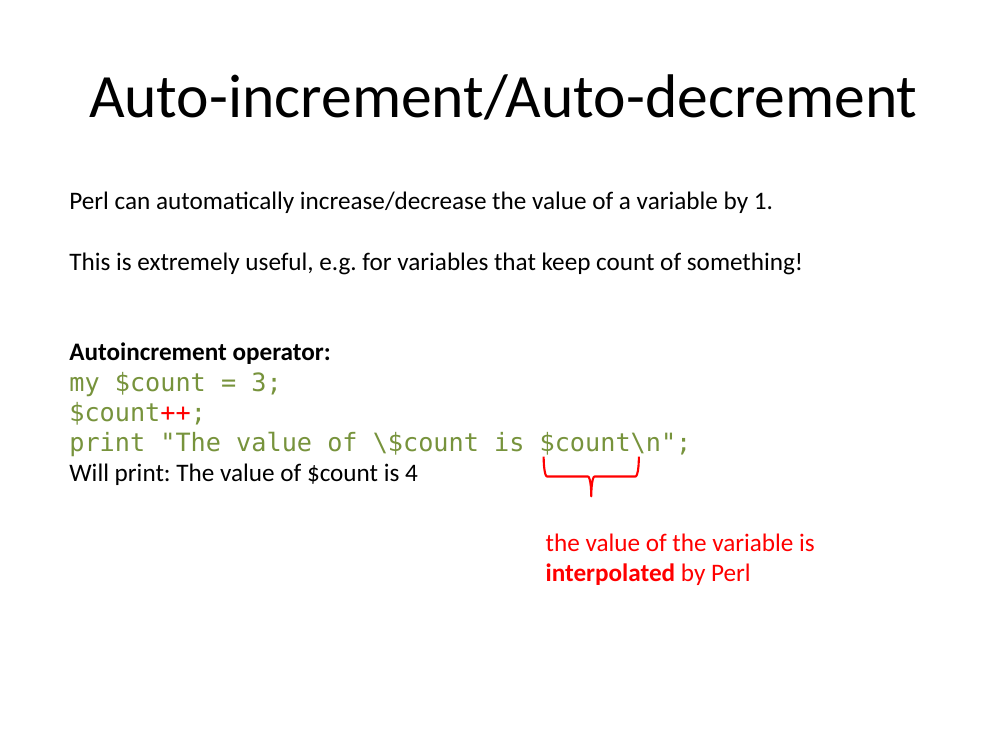
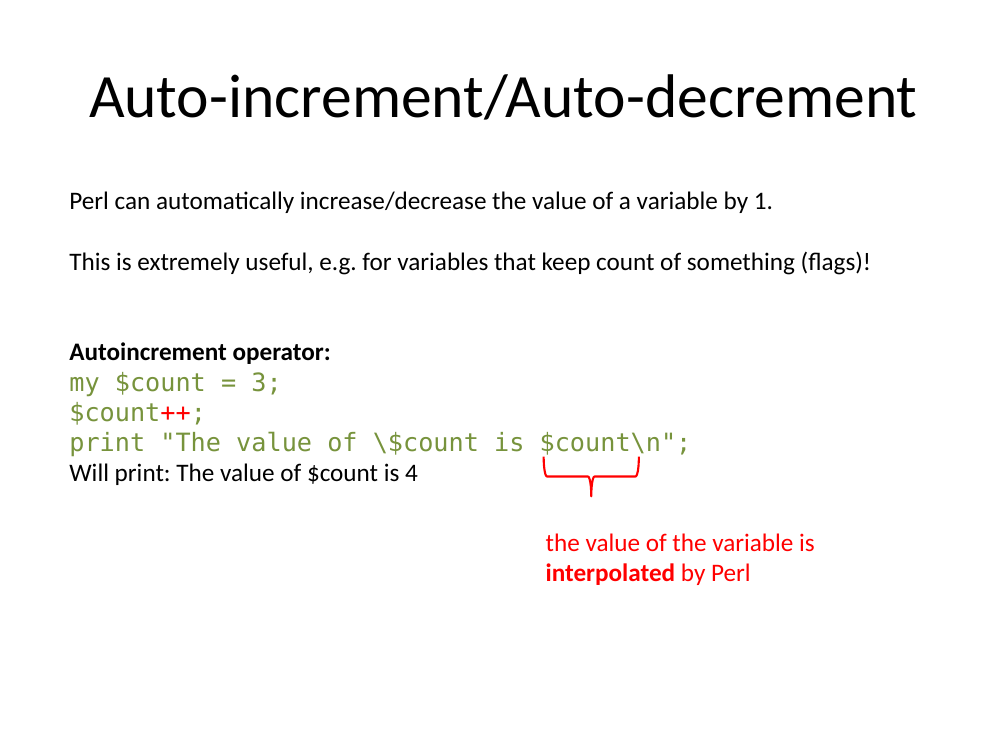
Before and after one commit to kbseah/perlcourse2017, a slide deck: slide 47 of Day1-1_JWI/Day1_intro_scalars_regex.pptx (slide 44 before the commit). Drawn at 1008x756 pixels with LibreOffice and Linux fonts; fonts in the diff are those of the drawing. Boxes give left, top, right and bottom in pixels: in the first picture for what was removed or moved away, otherwise in the second. Text is boxed around its words. In the diff, an @@ line names an element or a change of style, - is before the commit and + after.

```diff
--- a/Day1-1_JWI/Day1_intro_scalars_regex.pptx
+++ b/Day1-1_JWI/Day1_intro_scalars_regex.pptx
@@ text at (69, 251, 872, 275): text changed @@
-This is extremely useful, e.g. for variables that keep count of something!
+This is extremely useful, e.g. for variables that keep count of something (flags)!
```
Also in this commit, not shown: 15 other slides changed, 4 slides added, 3 other files.
